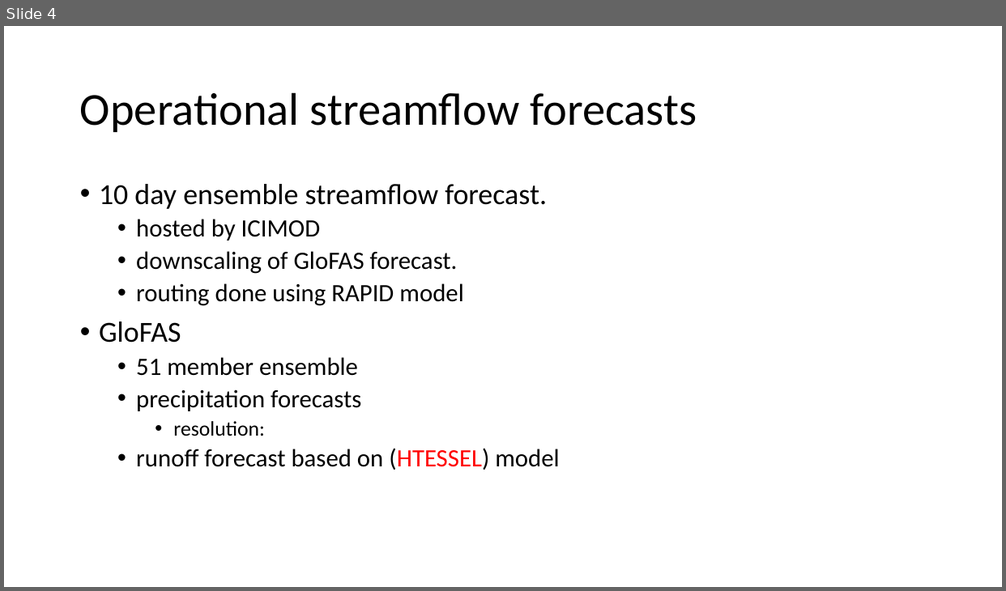
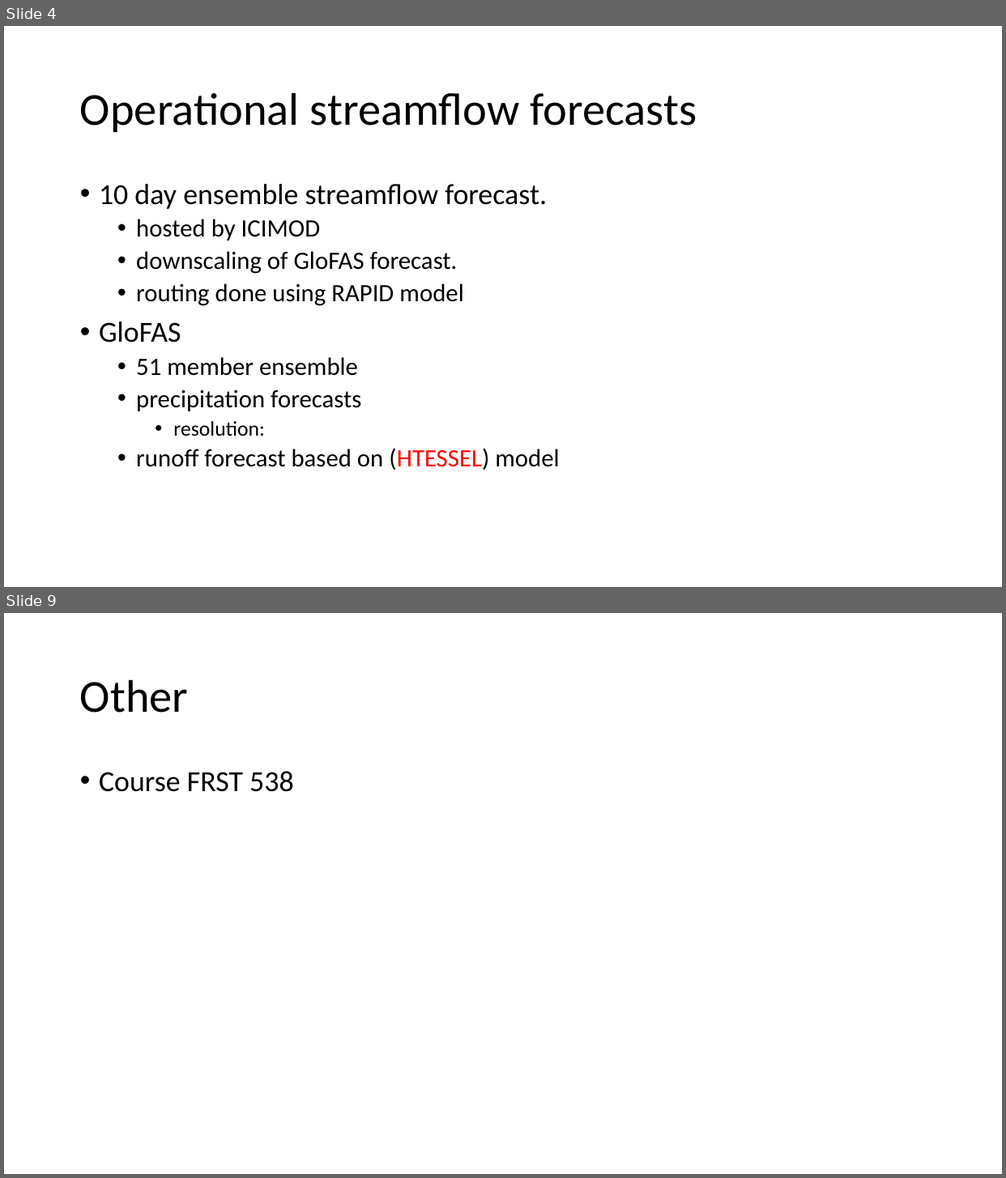
Before and after one commit to abhinabkadel/Thesis, a slide deck: Presentations/Thesis progress.pptx. Shown one above the other, each under a label of ours: slide 4 before the commit, slides 4 and 9 after it; the slides between them are not shown. The pictures are 1006x591 and 1006x1178 pixels, drawn with LibreOffice and Linux fonts; fonts in the diff are those of the drawing. Boxes give left, top, right and bottom in pixels: in the first picture for what was removed or moved away, otherwise in the second. Text is boxed around its words. In the diff, an @@ line names an element or a change of style, - is before the commit and + after.

```diff
--- a/Presentations/Thesis progress.pptx
+++ b/Presentations/Thesis progress.pptx
@@ slide 9 added at [4,613,1002,1174], background #FFFFFF @@
@@ title added at [80,679,189,713], 44 pt, text #000000 @@
+Other
@@ text added at [99,771,294,792], 28 pt, text #000000 @@
+• Course FRST 538
```
Also in this commit, not shown: 12 other slides added, 1 slide removed.
